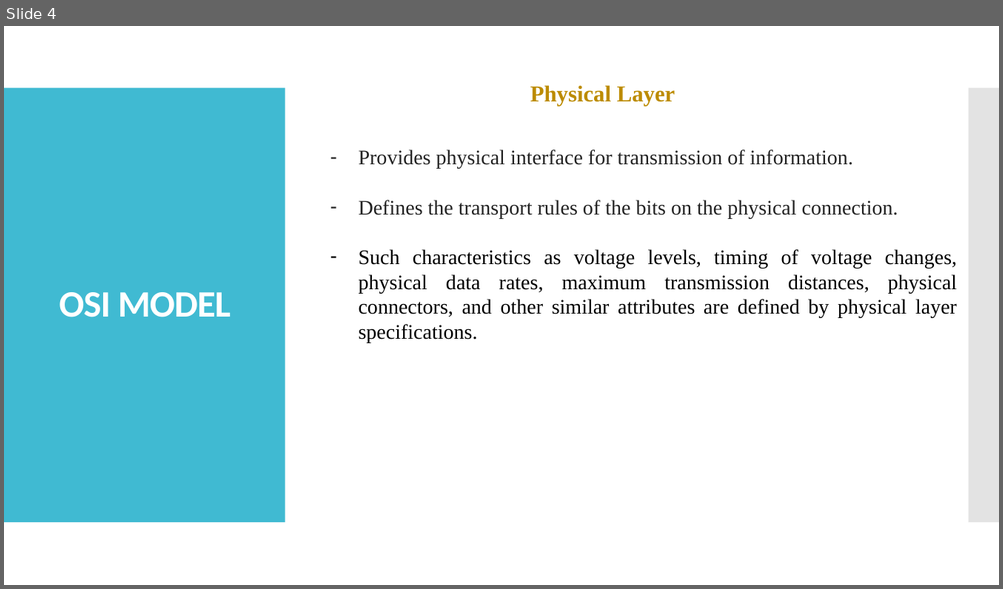
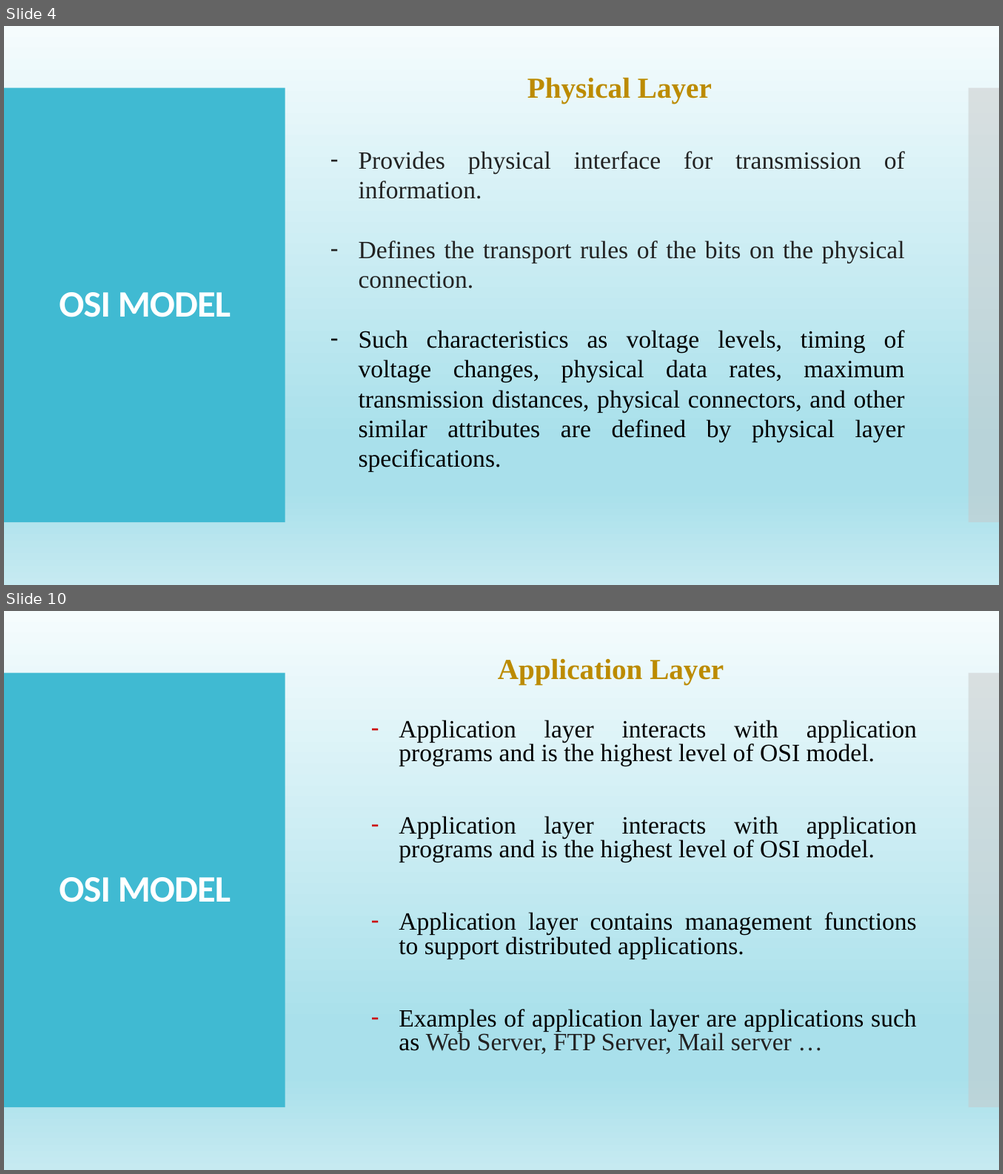
Before and after one commit to tiendatdk3493/video-javaScript, a slide deck: TCP-IP.pptx. Shown one above the other, each under a label of ours: slide 4 before the commit, slides 4 and 10 after it; the slides between them are not shown. The pictures are 1003x589 and 1003x1174 pixels, drawn with LibreOffice and Linux fonts; fonts in the diff are those of the drawing. Boxes give left, top, right and bottom in pixels: in the first picture for what was removed or moved away, otherwise in the second. Text is boxed around its words. In the diff, an @@ line names an element or a change of style, - is before the commit and + after.

```diff
--- a/TCP-IP.pptx
+++ b/TCP-IP.pptx
@@ slide 10 added at bbox=[4, 611, 999, 1170], background gradient #F5FCFD to #A9E0EB to #C6EAF1; not listed: 2 template elements that a slide beside it also shows @@
@@ text added at bbox=[498, 658, 723, 685], 28 pt, text #BB8B00, bold @@
+Application Layer
@@ text added at bbox=[398, 720, 916, 1054], 24 pt, text #000000 @@
+– Application layer interacts with application programs and is the highest level of OSI model.
+– Application layer interacts with application programs and is the highest level of OSI model.
+– Application layer contains management functions to support distributed applications.
+– Examples of application layer are applications such as Web Server, FTP Server, Mail server …
@@ title added at bbox=[59, 877, 230, 903], 36 pt, text #FFFFFF, bold @@
+OSI MODEL
@@ slide 4 changed as well @@
@@ background #FFFFFF to gradient #F5FCFD to #A9E0EB to #C6EAF1 @@
@@ text "Physical Layer": place and size @@
-text "Physical Layer" at bbox=[530, 85, 675, 106]
+text "Physical Layer" at bbox=[527, 77, 711, 103]
@@ text "Physical Layer" at bbox=[527, 77, 711, 103]: size 22 to 28 pt @@
@@ text "Provides physical interface for transmission ..." at bbox=[358, 151, 905, 472]: size 20 to 24 pt @@
```
Also in this commit, not shown: 20 other slides changed, 4 other slides added, 1 slide removed, 1 other file.
